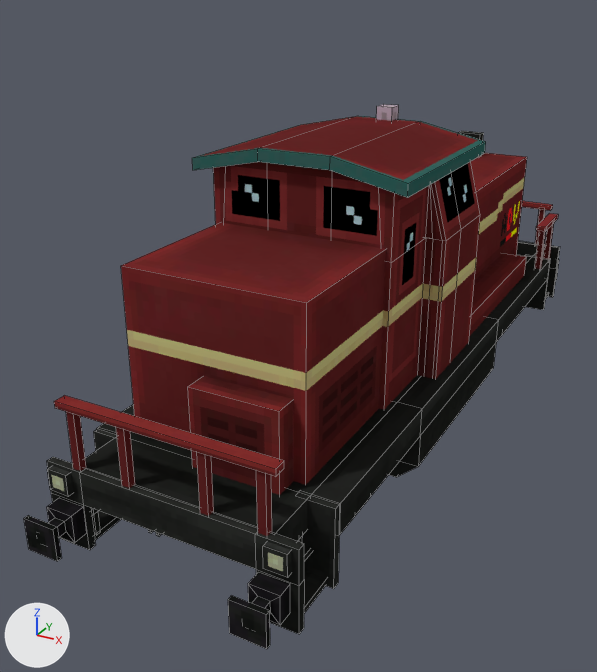
The Blender file moretrains_basic/blend/german_diesel.blend: old version first, new version second.
One viewpoint serves both versions: a 50 mm camera at (22.2, -52.1, 26.4) aimed at (-3.6, -5.2, 3.0). The axes (+X, +Y, +Z) are drawn at lower left. The lights are the same throughout. Mesh edges are drawn as thin lines.

The first picture shows 'moretrains_diesel_german'.
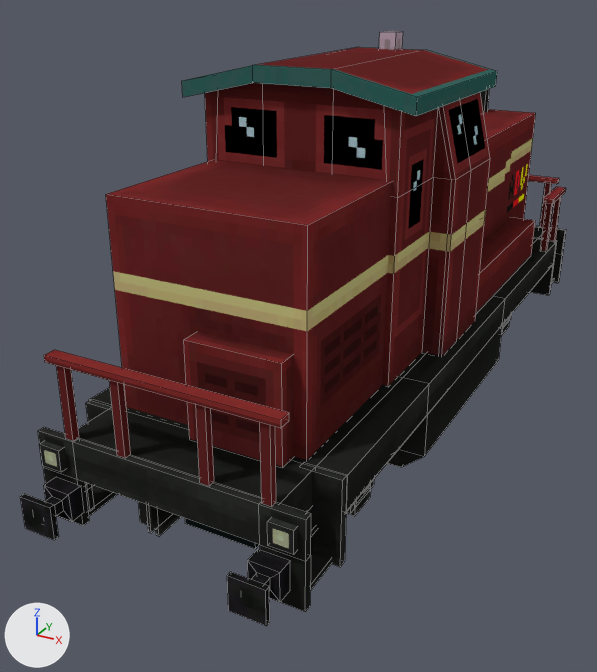
Changed parts and their boxes (x1, y1, x2, y2) in the pictures (597 x 672 px):
'moretrains_diesel_german', reshaped (9% taller): before (24, 104, 560, 649); after (20, 31, 566, 626)

The edits, one by one:
me_cube_003 is used by ob_moretrains_diesel_german; location (0.0, 0.0, 0.0).
me_cube_003 had 1290 vertices, 976 faces and spanned x -7.7..7.7, y -27.9..28.0, z -3.8..18.3.
me_cube_003 now has 1318 vertices, 992 faces and spans x -8.0..8.0, y -27.9..28.0, z -3.8..22.9.
me_cube_003 part 1: 810 vertices moved from x -7.7..7.7, y -27.9..28.0, z -2.8..18.3 to x -8.0..8.0, y -27.9..28.0, z -2.4..22.9.
